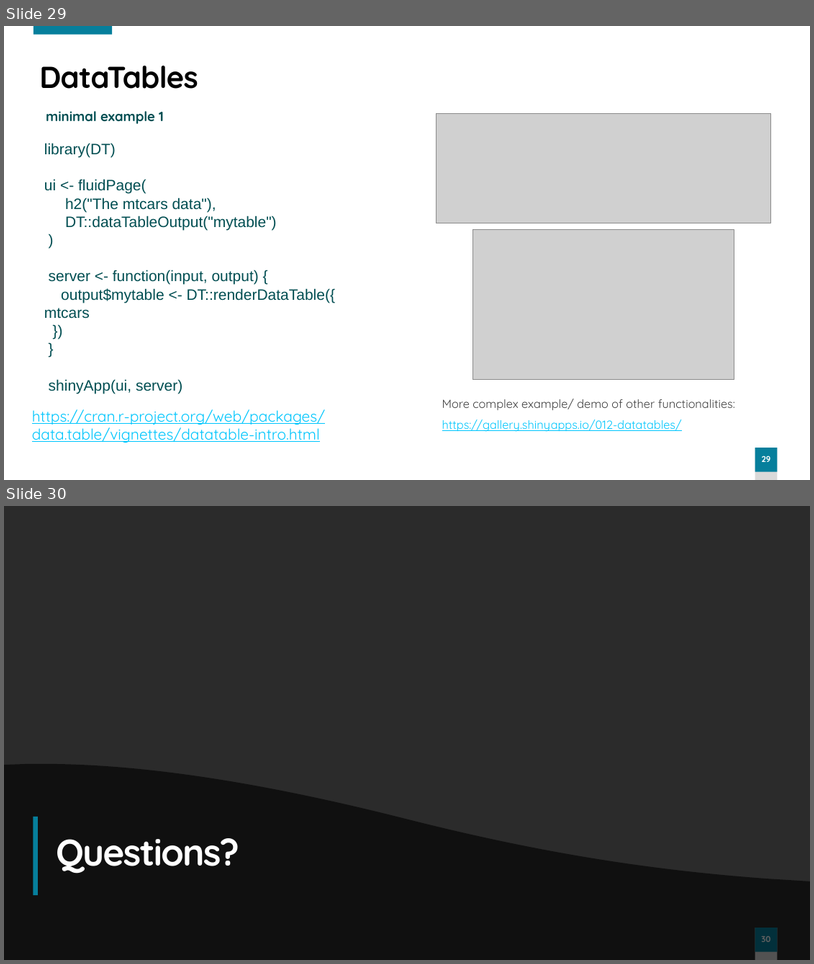
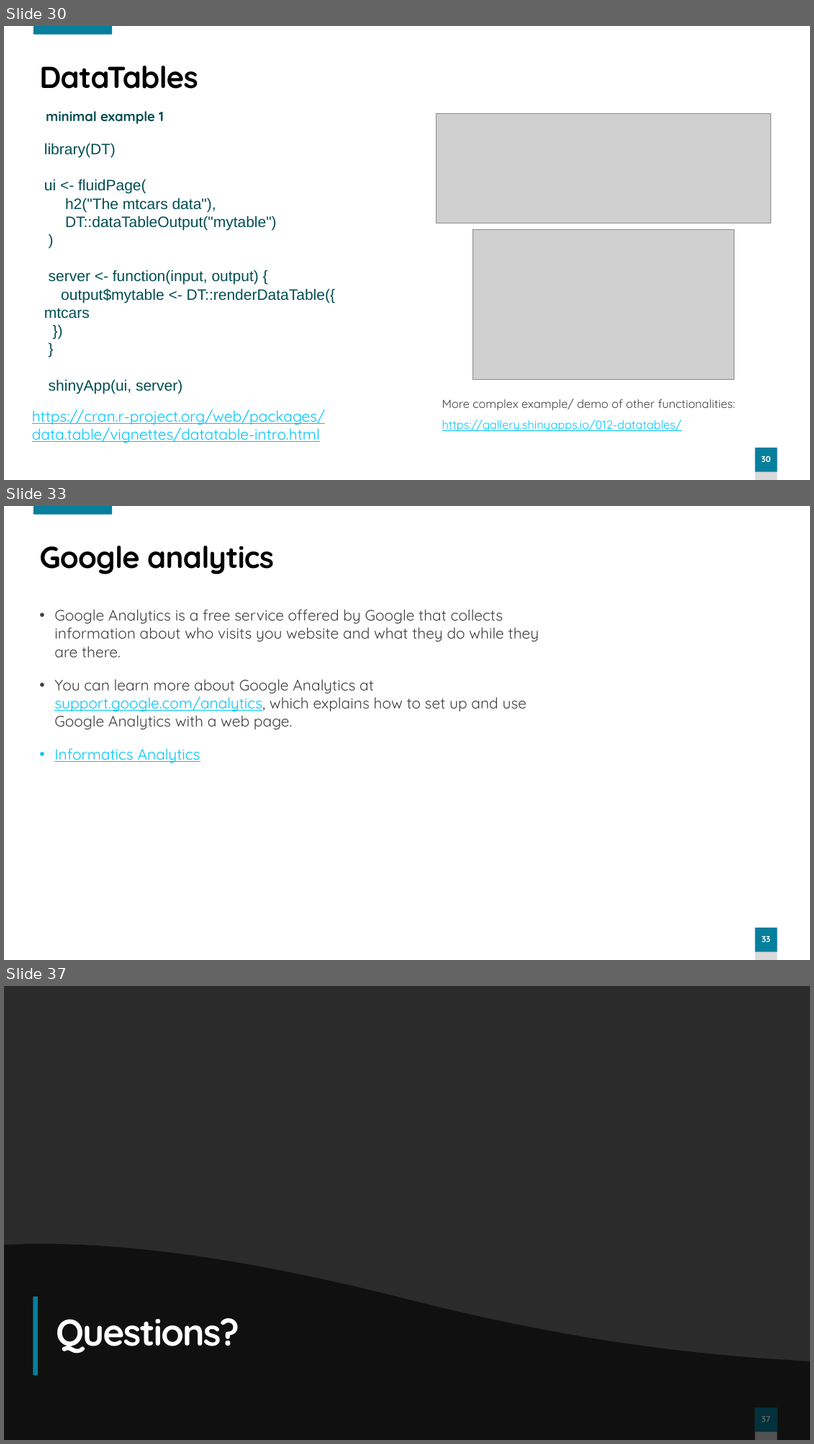
Before and after one commit to sshawna/Shiny_workshop, a slide deck: Session 3/Shiny workshop - session 3.pptx. Shown one above the other, each under a label of ours: slides 29 and 30 before the commit, slides 30, 33 and 37 after it; the slides between them are not shown. The pictures are 814x964 and 814x1444 pixels, drawn with LibreOffice and Linux fonts; fonts in the diff are those of the drawing; grey boxes stand for pictures; background and template pictures are left out; a plain dark background stands for a picture behind light text. Boxes give left, top, right and bottom in pixels: in the first picture for what was removed or moved away, otherwise in the second. Text is boxed around its words. In the diff, an @@ line names an element or a change of style, - is before the commit and + after.

```diff
--- a/Session 3/Shiny workshop - session 3.pptx
+++ b/Session 3/Shiny workshop - session 3.pptx
@@ slide 33 added at (4,506,810,960), background #FFFFFF; not listed: 3 template elements that a slide beside it also shows @@
@@ title added at (39,546,274,574), 36 pt, text #000000, bold @@
+Google analytics
@@ text added at (54,609,540,763), 18 pt, text #404040 @@
+• Google Analytics is a free service offered by Google that collects information about who visits you website and what they do while they are there.
+• You can learn more about Google Analytics at support.google.com/analytics, which explains how to set up and use Google Analytics with a web page.
+• Informatics Analytics
@@ what was slide 29 is now slide 30 @@
@@ page number at (761,455,771,462): text changed @@
-29
+30
@@ what was slide 30 is now slide 37 @@
@@ page number at (762,1416,772,1422): text changed @@
-30
+37
```
Also in this commit, not shown: 2 slides changed, 5 other slides added, 35 other files.
